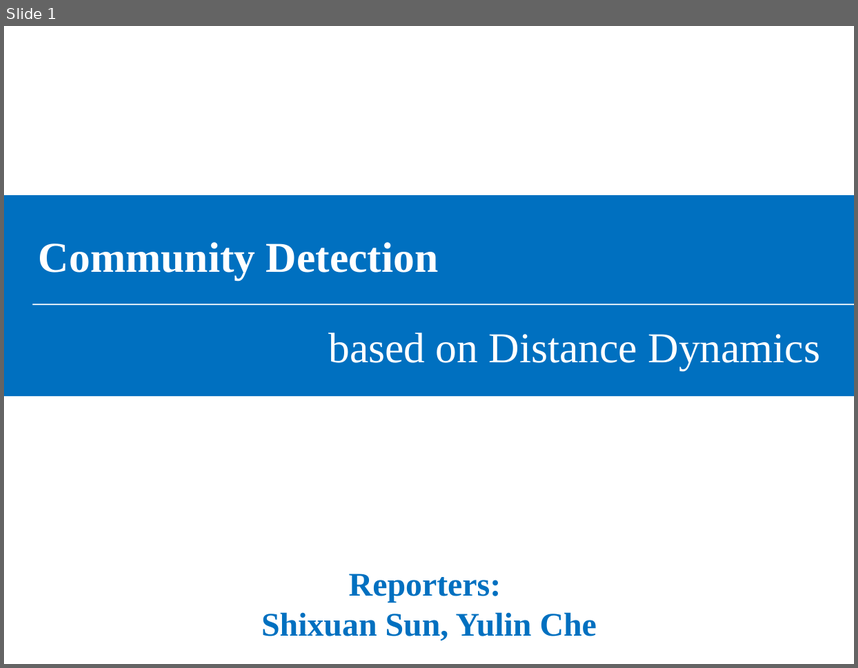
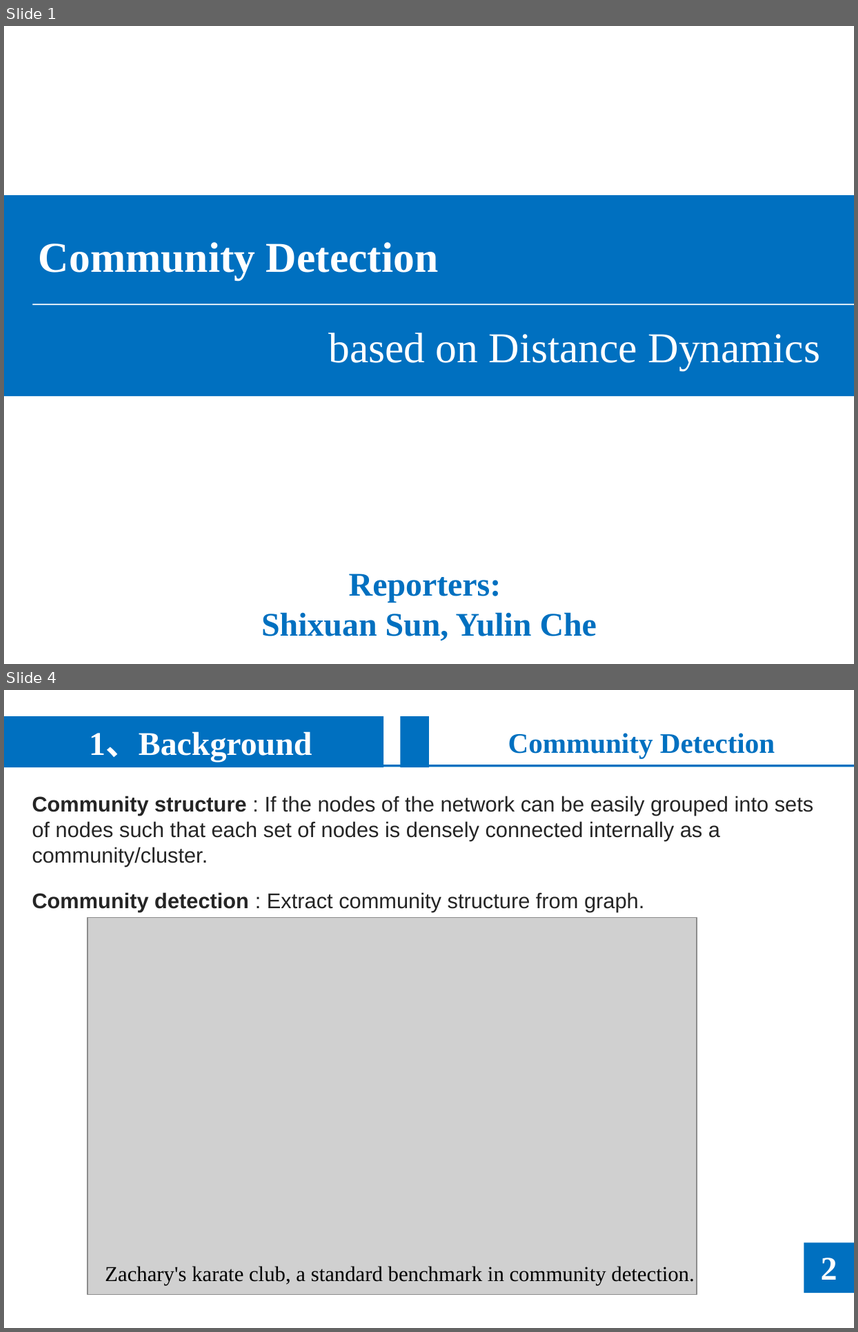
Before and after one commit to noyousjtu/Community-Detection, a slide deck: presentation/Community Detection.ppt. Shown one above the other, each under a label of ours: slide 1 before the commit, slides 1 and 4 after it; the slides between them are not shown. The pictures are 858x668 and 858x1332 pixels, drawn with LibreOffice and Linux fonts; fonts in the diff are those of the drawing; grey boxes stand for pictures. Boxes give left, top, right and bottom in pixels: in the first picture for what was removed or moved away, otherwise in the second. Text is boxed around its words. In the diff, an @@ line names an element or a change of style, - is before the commit and + after.

```diff
--- a/presentation/Community Detection.ppt
+++ b/presentation/Community Detection.ppt
@@ slide 4 added at <box>4,690,854,1328</box>, background #FFFFFF at 73% opacity @@
@@ rectangle added at <box>4,716,384,767</box>, fill #0070C0, 28 pt, text #FFFFFF, bold @@
+1、Background
@@ rectangle added at <box>400,716,429,767</box>, fill #0070C0 @@
@@ text added at <box>508,733,775,758</box>, 24 pt, text #0070C0, bold @@
+Community Detection
@@ line added from (4, 766) to (854, 766), #0070C0 2.01 pt @@
@@ text added at <box>32,796,813,867</box>, 18 pt, text #252525 @@
+Community structure : If the nodes of the network can be easily grouped into sets of nodes such that each set of nodes is densely connected internally as a community/cluster.
@@ text added at <box>32,892,644,912</box>, 18 pt, text #252525 @@
+Community detection : Extract community structure from graph.
@@ picture added at <box>87,917,697,1294</box> @@
@@ rectangle added at <box>804,1243,854,1292</box>, fill #0070C0 @@
@@ text added at <box>105,1265,694,1285</box>, 18 pt, text #000000 @@
+Zachary's karate club, a standard benchmark in community detection.
@@ text added at <box>821,1257,838,1279</box>, 28 pt, text #FFFFFF, bold @@
+2
```
Also in this commit, not shown: 10 slides changed, 8 other slides added, 2 slides removed, 1 other file.
